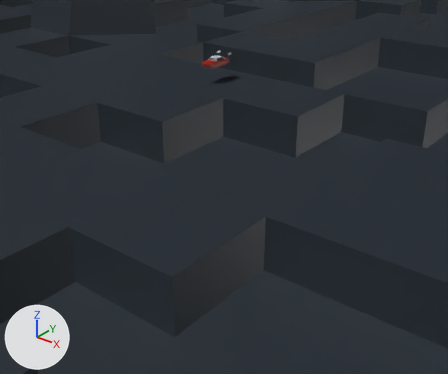
The Blender file models/scene.blend: old version first, new version second.
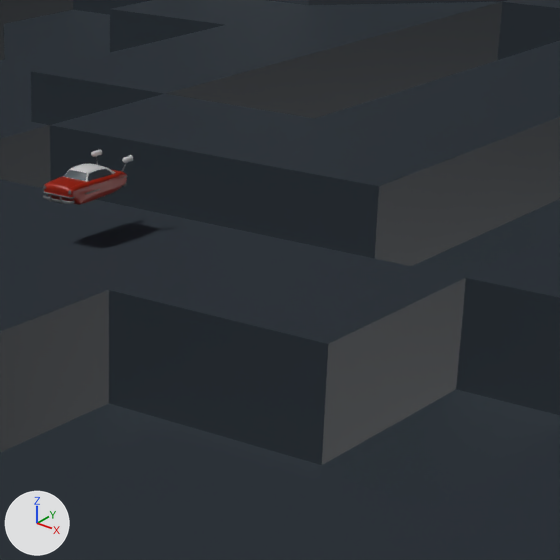
There are two pictures of each version: one from a 50 mm camera at (77.3, -94.4, 35.3) aimed at (11.9, -12.7, -15.3), one close up on the part from 42% to 84% of the width and 0% to 51% of the height. Lighting does not change. The marker at lower left points along +X, +Y and +Z.

The first close-up shows 'MVP_floor', 'player_car'.
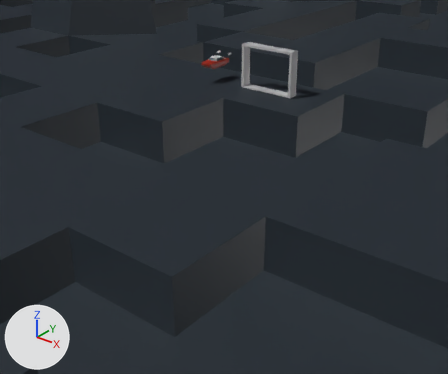
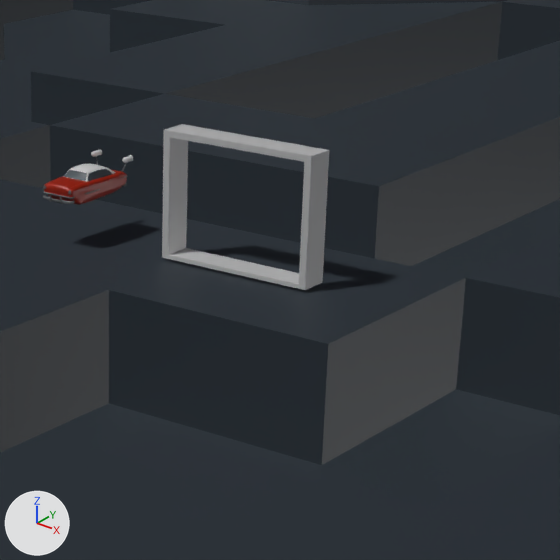
Pixel boxes (x1, y1, x2, y2) of what changed, in the close-ups (560 x 560 px):
'portal', added
    after: (162, 124, 329, 290)

What the commit changed:
Mesh me_cube is new.
It has 32 vertices, 32 faces and spans x -5.59..5.59, y -1.0..1.0, z -4.2..4.2.
Object 'portal' (ob_portal) is new; it shows me_cube.
Its location is (12.49, 0.0, 4.39).
